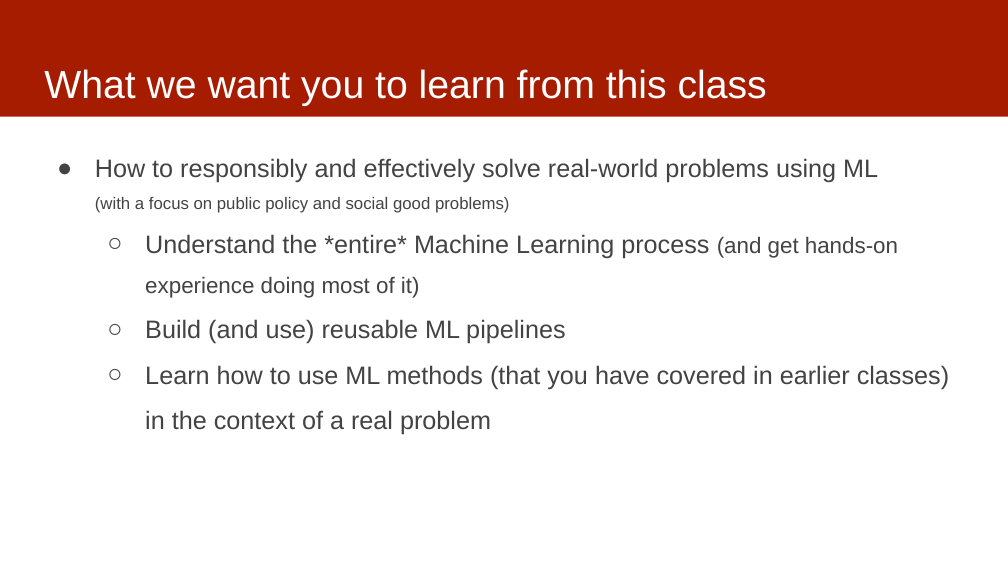
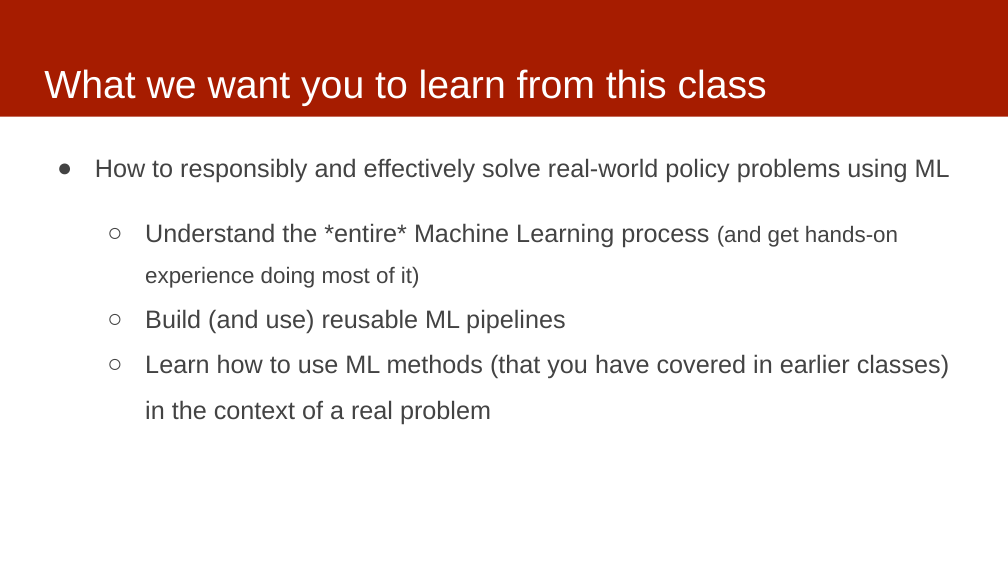
Before and after one commit to dssg/mlforpublicpolicylab, a slide deck: slide 2 of Lectures/01-ClassOverview.pptx. Drawn at 1008x567 pixels with LibreOffice and Linux fonts; fonts in the diff are those of the drawing. Boxes give left, top, right and bottom in pixels: in the first picture for what was removed or moved away, otherwise in the second. Text is boxed around its words. In the diff, an @@ line names an element or a change of style, - is before the commit and + after.

```diff
--- a/Lectures/01-ClassOverview.pptx
+++ b/Lectures/01-ClassOverview.pptx
@@ text at [95, 158, 950, 183]: text changed @@
-● How to responsibly and effectively solve real-world problems using ML
-  (with a focus on public policy and social good problems)
+● How to responsibly and effectively solve real-world policy problems using ML
```
Also in this commit, not shown: 5 other slides changed, 2 slides removed.
